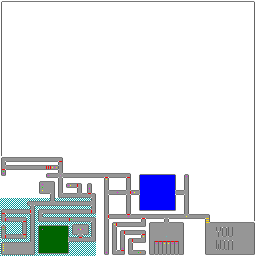
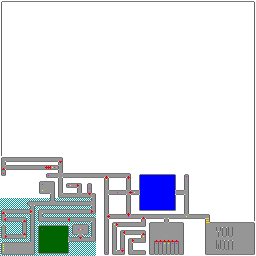
Before/after of a 256px x 256px layered artwork. What changed in the layer stack:
painted on "Layer 1" over (x1=3, y1=162, x2=177, y2=252)
